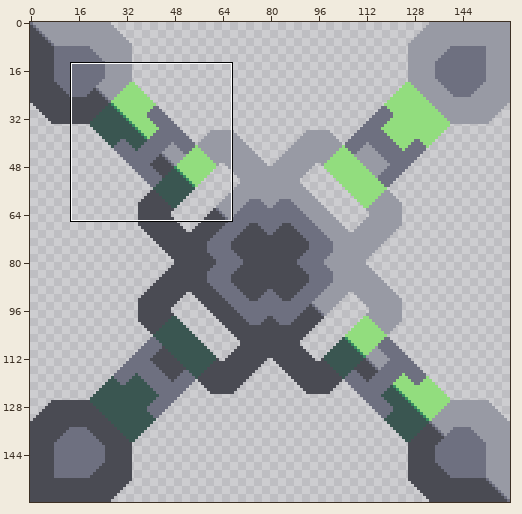
Edited in one commit: sprite sheet (core/assets-raw/sprites/blocks/units/mech-assembler-top.png). Above, an overview of the earlier version with the close-up marked.
Close-up. As it was:
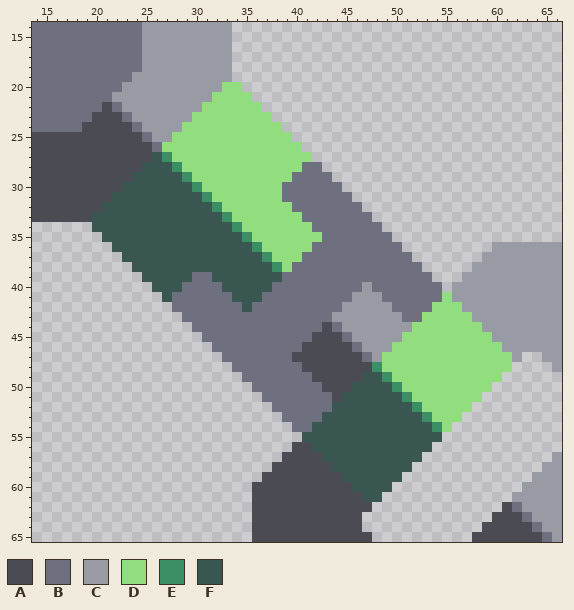
The file is 160x160 pixels. Shown: x 14..66, y 14..65. The commit also changed other parts of the picture, which this record leaves out.
Palette (. is transparent): A #4a4b53  B #6e7080  C #989aa4  D #92dd7e  E #3a8f64  F #3a5651
Pixels before, first column x 14:
14 BBBBBBBBBBBCCCCCCCCC.................................
15 BBBBBBBBBBBCCCCCCCCC.................................
16 BBBBBBBBBBBCCCCCCCCC.................................
17 BBBBBBBBBBBCCCCCCCCC.................................
18 BBBBBBBBBBBCCCCCCCCC.................................
19 BBBBBBBBBBCCCCCCCCCC.................................
20 BBBBBBBBBCCCCCCCCCCDD................................
21 BBBBBBBBCCCCCCCCCCDDDD...............................
22 BBBBBBBABCCCCCCCCDDDDDD..............................
23 BBBBBBAAABCCCCCCDDDDDDDD.............................
24 BBBBBAAAAABCCCCDDDDDDDDDD............................
25 AAAAAAAAAAABCCDDDDDDDDDDDD...........................
26 AAAAAAAAAAAABDDDDDDDDDDDDDD..........................
27 AAAAAAAAAAAAFEDDDDDDDDDDDDDD.........................
28 AAAAAAAAAAAFFFEDDDDDDDDDDDDBB........................
29 AAAAAAAAAAFFFFFEDDDDDDDDDDBBBB.......................
30 AAAAAAAAAFFFFFFFEDDDDDDDDBBBBBB......................
31 AAAAAAAAFFFFFFFFFEDDDDDDDBBBBBBB.....................
32 AAAAAAAFFFFFFFFFFFEDDDDDDDBBBBBBB....................
33 AAAAAAFFFFFFFFFFFFFEDDDDDDDBBBBBBB...................
34 ......FFFFFFFFFFFFFFEDDDDDDDBBBBBBB..................
35 .......FFFFFFFFFFFFFFEDDDDDDDBBBBBBB.................
36 ........FFFFFFFFFFFFFFEDDDDDBBBBBBBBB.........CCCCCCC
37 .........FFFFFFFFFFFFFFEDDDBBBBBBBBBBB.......CCCCCCCC
38 ..........FFFFFFFFFFFFFFEDBBBBBBBBBBBBB.....CCCCCCCCC
39 ...........FFFFFBBFFFFFFFBBBBBBBBBBBBBBB...CCCCCCCCCC
40 ............FFFBBBBFFFFFBBBBBBBBBCBBBBBBB.CCCCCCCCCCC
41 .............FBBBBBBFFFBBBBBBBBBCCCBBBBBBDCCCCCCCCCCC
42 ..............BBBBBBBFBBBBBBBBBCCCCCBBBBDDDCCCCCCCCCC
43 ...............BBBBBBBBBBBBBBBCCCCCCCBBDDDDDCCCCCCCCC
44 ................BBBBBBBBBBBBBABCCCCCCCDDDDDDDCCCCCCCC
45 .................BBBBBBBBBBBAAABCCCCCDDDDDDDDDCCCCCCC
46 ..................BBBBBBBBBAAAAABCCCDDDDDDDDDDDCCCCCC
47 ...................BBBBBBBAAAAAAABCDDDDDDDDDDDDDC..CC
48 ....................BBBBBBBAAAAAAAEDDDDDDDDDDDDD....C
49 .....................BBBBBBBAAAAAFFEDDDDDDDDDDD......
50 ......................BBBBBBBAAAFFFFEDDDDDDDDD.......
51 .......................BBBBBBBAFFFFFFEDDDDDDD........
52 ........................BBBBBBFFFFFFFFEDDDDD.........
53 .........................BBBBFFFFFFFFFFEDDD..........
54 ..........................BBFFFFFFFFFFFFED...........
55 ...........................FFFFFFFFFFFFFF............
56 ..........................AAFFFFFFFFFFFF.............
57 .........................AAAAFFFFFFFFFF.............C
58 ........................AAAAAAFFFFFFFF.............CC
59 .......................AAAAAAAAFFFFFF.............CCC
60 ......................AAAAAAAAAAFFFF.............CCCC
61 ......................AAAAAAAAAAAFF.............CCCCC
62 ......................AAAAAAAAAAAA.............ABCCCC
63 ......................AAAAAAAAAAA.............AAABCCC
64 ......................AAAAAAAAAAA............AAAAABCC
65 ......................AAAAAAAAAAAA..........AAAAAAABC
Once edited:
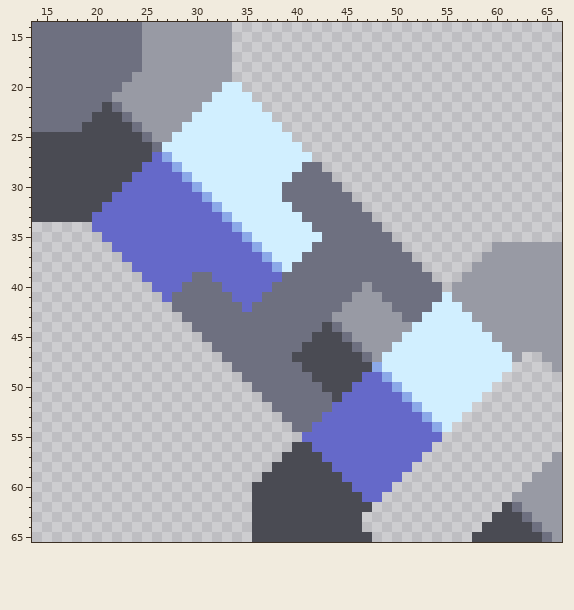
The exact change:
Colour D changes from #92dd7e to #d1efff.
Colour E changes from #3a8f64 to #8ca9e8.
Colour F changes from #3a5651 to #6569c9.
Boxes around the changes in both close-ups, in picture pixels (x1, y1, x2, y2):
changed: (92, 82, 512, 502)
